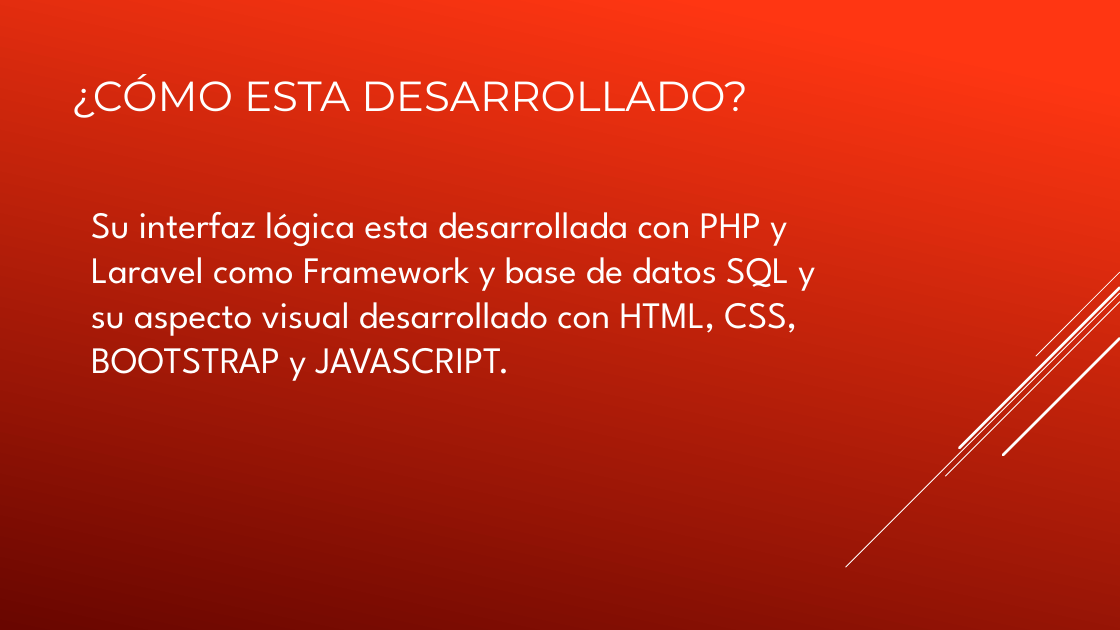
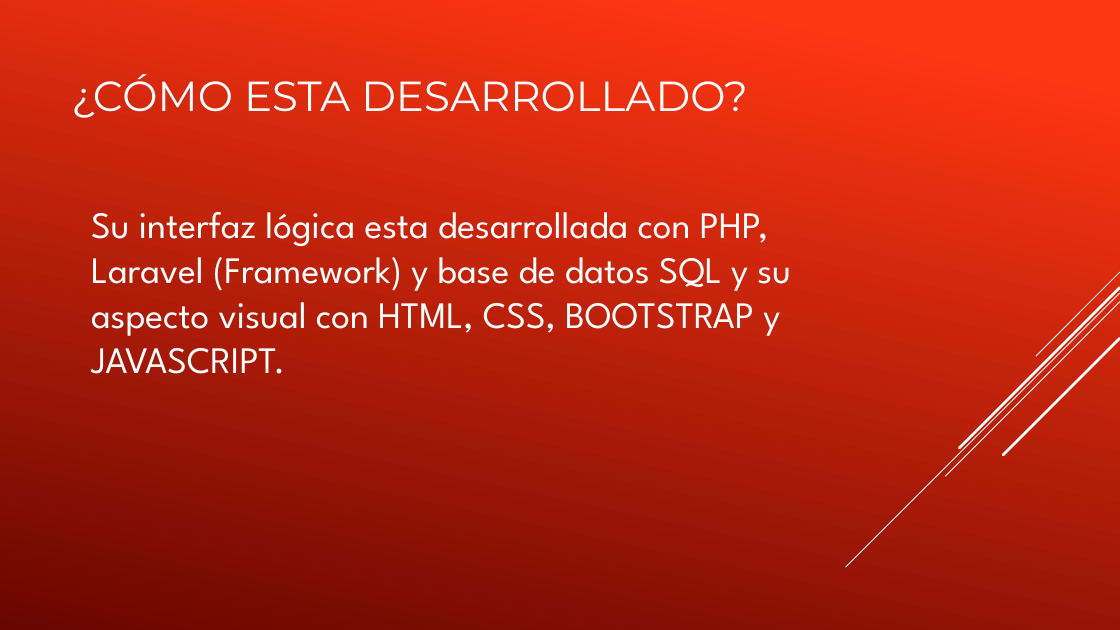
Before and after one commit to raulbarros22/proyectoFinal, a slide deck: slide 3 of GoodBuyPP.pptx. Drawn at 1120x630 pixels with LibreOffice and Linux fonts; fonts in the diff are those of the drawing. Boxes give left, top, right and bottom in pixels: in the first picture for what was removed or moved away, otherwise in the second. Text is boxed around its words. In the diff, an @@ line names an element or a change of style, - is before the commit and + after.

```diff
--- a/GoodBuyPP.pptx
+++ b/GoodBuyPP.pptx
@@ text at [91,212,791,374]: text changed @@
-Su interfaz lógica esta desarrollada con PHP y Laravel como Framework y base de datos SQL y su aspecto visual desarrollado con HTML, CSS, BOOTSTRAP y JAVASCRIPT.
+Su interfaz lógica esta desarrollada con PHP, Laravel (Framework) y base de datos SQL y su aspecto visual con HTML, CSS, BOOTSTRAP y JAVASCRIPT.
```
Also in this commit, not shown: 3 other slides changed, 3 other files.
